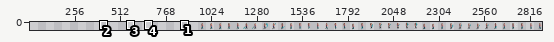
A sprite sheet gets an edit: assets/characters/lilah.png. Above: a wide view before the commit, with the close-up outlined.
Close-up. The starting point:
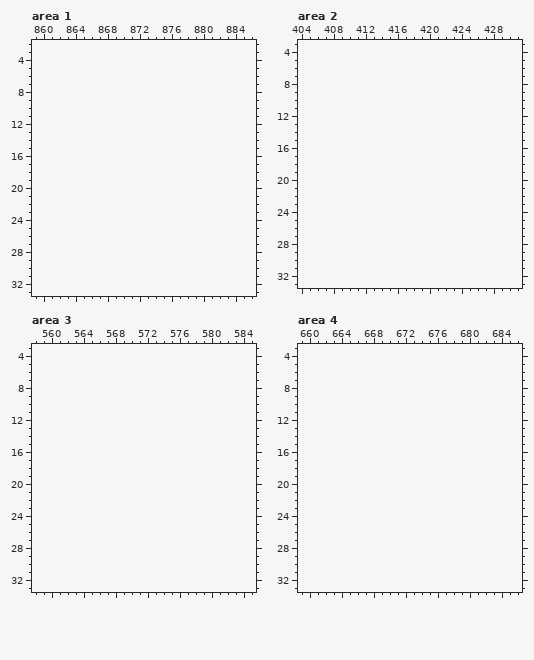
The file is 1950x34 pixels. Colours within 5 levels of each other are drawn and written as one. Shown: area 1: x 859..886, y 2..33; area 2: x 404..431, y 3..33; area 3: x 558..585, y 3..33; area 4: x 659..686, y 3..33. The old version is drawn lined up with the new one, on the new canvas. The wide view leaves out empty margins. The commit also changed other parts of the picture, which this record leaves out.
Palette (. is transparent): 
And afterwards:
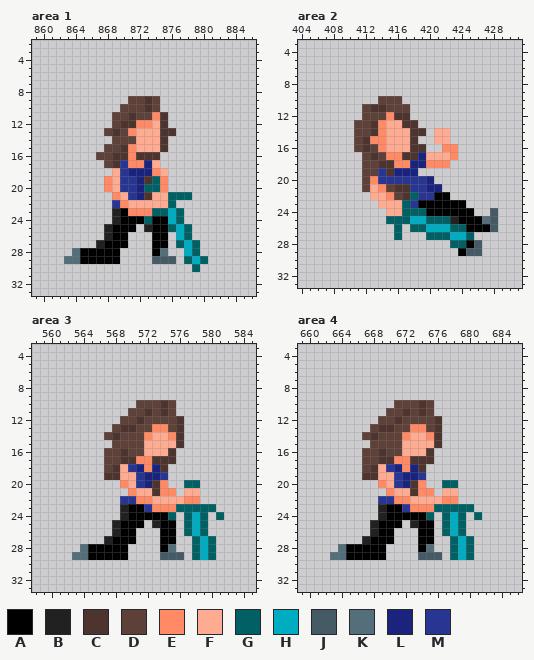
Colours new in this view: A #000000  B #212121  C #4e342e  D #5d4037  E #ff8a65  F #ffab91  G #006064  H #00acc1  J #455a64  K #546e7a  L #1a237e  M #283593
The edit:
canvas 1950x34 -> 2900x34, the old top-left corner now at 950,0
Changed rows in their new state; - is an unchanged pixel.
Area 1:
first column x 863:
 9 --------DDCD------
10 -------DDDCD------
11 ------DDCDDEC-----
12 ------DCCEEFC-----
13 -----DCDEFFFCC----
14 ------DDDFFFC-----
15 -----DDCEFFFC-----
16 ----DDCCECCC------
17 -----DCMEELF------
18 ------FMLLLEF-----
19 -----EFMMLCGE-----
20 -----EFMMLGGE-----
21 ------EFMLCFFGGG--
22 ------MEFFFFFG----
23 ------BAEEEGGHG---
24 ------BAAAGAAHG---
25 -----BAAA-BAAGHG--
26 -----BAA---AA-HG--
27 ----BAAA---AA-GHG-
28 -KAAAAA----AK--HG-
29 KKAAAAA----JJJ-GHG
30 ----------------G-
Area 2:
first column x 411:
10 ---DDD------------
11 -DCCDDD-----------
12 -DDDECC-----------
13 DDCEFFCC----------
14 DDCEFFFCC-FF------
15 DCEEFFFC--FF------
16 DCDEFFFCC--EE-----
17 -DCDEECCLFFFE-----
18 -DDCCEELLEEE------
19 -DDMCLLL----------
20 -DEMMMMMML--------
21 -DFEDCCMMLL-------
22 --FFEDCGMMAA------
23 ---FFFGMAAAAAA----
24 ----FFGGGAAAAAA--J
25 ----GGGHHGGGBAAAKJ
26 -----G-GGHHHGGAAAJ
27 -----G---GGGHHG---
28 ------------GGAJ--
29 -------------AJJ--
Area 3:
first column x 563:
10 --------DDDCD------
11 -------DDCDCD------
12 ------DDCDDDDC-----
13 -----DCCDDEEDC-----
14 ----DCDDDEFFEC-----
15 -----DDDDFFFFC-----
16 ----DDCDDFFFC------
17 ----DDCCEECCC------
18 ----DCFMLELC-------
19 ----CCFFMLLM-------
20 ------EFMLCE--GG---
21 -------EFFCEE-FF---
22 ------MMEEFFFFEE---
23 ------BAAMEEEGGGGG-
24 ------BAAAAAG-GHG-G
25 -----BAAA-BAA-GHG--
26 -----BAA---AA-GHG--
27 ----BAAA---AA--GHG-
28 -KAAAAA----AK--GHG-
29 KKAAAAA----JJJ-GHG-
Area 4:
first column x 663:
10 --------DDDCD------
11 -------DDCDCD------
12 ------DDCDDDDC-----
13 -----DCCDDEEDC-----
14 ----DCDDDEFFEC-----
15 -----DDDDFFFFC-----
16 ----DDCDDFFFC------
17 ----DDCCEECCC------
18 ----DCFMLELC-------
19 ----CCFFMLLM-------
20 ------EFMLCE--GG---
21 -------EFFCEE-FF---
22 ------MMEEFFFFEE---
23 ------BAAMEEEGGGGG-
24 ------BAAAAAG-GHG-G
25 -----BAAA-BAA-GHG--
26 -----BAA---AA-GHG--
27 ----BAAA---AA--GHG-
28 -KAAAAA----AK--GHG-
29 KKAAAAA----JJJ-GHG-
Boxes around the changes in both close-ups, in picture pixels (x1, y1, x2, y2):
added: (64, 96, 208, 272)
added: (354, 96, 498, 256)
added: (72, 400, 224, 560)
added: (330, 400, 482, 560)
